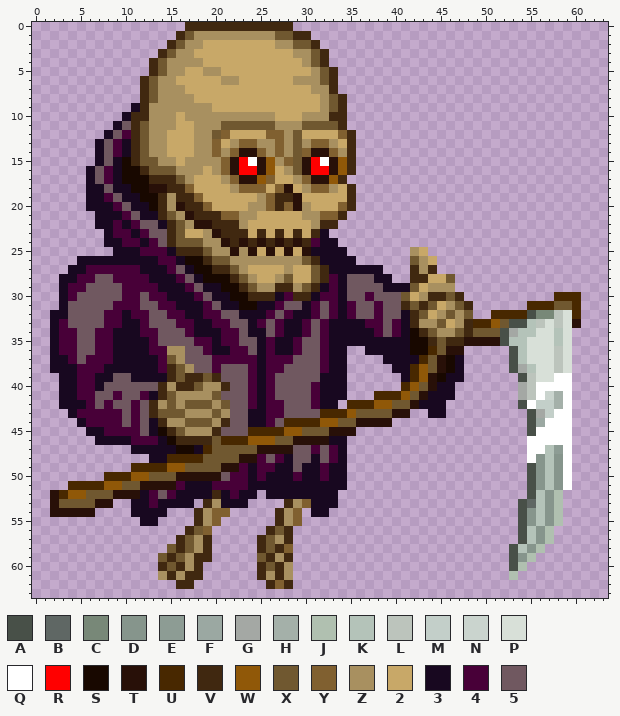
A pixel-art sprite gets an edit: sprites/player/reapo-idle-a_05.png. Above: the version before the commit.
The file is 64x64 pixels. Colours within 5 levels of each other are drawn and written as one.
Palette (. is transparent): A #485048  B #5f6764  C #788878  D #86958c  E #8d9c94  F #9ba8a2  G #a4a8a4  H #a4b0a9  J #b0c0b0  K #b4c3b9  L #bcc4bc  M #c3cfc9  N #cad4ce  P #d8e0d8  Q #ffffff  R #ff0000  S #180800  T #281008  U #482800  V #402810  W #905808  X #705830  Y #806030  Z #a89060  2 #c8a868  3 #180820  4 #480038  5 #705860
Pixels before (only the part around the change), first column x 0:
 0 .................VVVVVVVVVVVV...................................
 1 ................VXZZZZZZZZZXXVV.................................
 2 ...............VXZZ22222222ZZXXV................................
 3 ..............VXZZ22222222222ZZXV...............................
 4 .............VXZZZZ22222222222ZXV...............................
 5 .............VXZZ22ZZ2222222222ZXV..............................
 6 ............VXZZ22222ZZ222222ZZZXV..............................
 7 ............VXZZZ22222222222222ZZV..............................
 8 ............VXZZZZ22222222222222ZXV.............................
 9 ...........3VZZZZZZZ222222222222ZXV.............................
10 ..........3VVZZZ2ZZZZZZZZZZ222ZZZVV.............................
11 .........35VXZZZ22ZZZXXXXXXZZZXXXXV.............................
12 ........354VXZZ222ZZXY2222YYZX2222YV............................
13 .......3543VXZZ222ZZY2ZYYZZYZXZYYZ2V............................
14 .......3543VXZZ222ZZYZYTTYZYZXYTTYZV............................
15 .......353SVXXZZ2ZZZZYTRQTWZYXTRQTWV............................
16 ......3543SSVXXXZZZ2ZYTRRTW2ZXTRRTWV............................
17 ......3543SSSVVVXZ222ZYTTWY22ZYTTWV.............................
18 ......33533SSTTVVY2222ZYYY2YT2ZYYZ2V............................
19 ......334533SSVZVVY222222ZYVVT22222V............................
20 ......3334533SVZTVVY2222ZZYVYTZ222YV............................
21 .......3334533VXZTVVVYYZZ22222ZZYYV.............................
22 .......33434553VXZTTVVVZ2222222ZVV..............................
23 ........3443455VX22ZTVVV2V2V2V2V3...............................
24 ........3344345VXXXZZTVTVTVTVTV433..............................
25 .........3334443VVVXZZTZT2T2T2T3333.......Z2....................
26 .....333333333443SSVXXZZZZZZZZXV3333......XZ2...................
27 ....33444444333453SSVVXZ2222Z22XV333333...VZV...................
28 ...3344554444333453SSSVXZ22ZX22XV4355533..VV22X.................
29 ...344555544443334533SSVXZZVVZXV3435555333X2ZZZ.................
30 ...3455555445443334533SSVVV34VV3443554555X2ZVVXV..........UUU...
31 ...35555544455443334533SS3345534543455455VXVX2ZXV......UUUXXU...
32 ..3355554434455443344553334543345434554553VX2ZXZX..UUUUACCLPU...
33 ..3455554433455544334455345433454333344543VZZX2ZVUUWXAAKLPLPT...
34 ..3445544333445554333445335433454333334543SVXZZXVXXXAGKKPPKP....
35 ..3445544333345555443445534334554333333333SSVXVVTTTTAKKPPPKP....
36 ..3445544333344ZZ554334453433455433..33333SSUXTT.....AKPPPLP....
37 ..3345444333334XZ555444443444555433....3333UXTS3.....AKPPPLP....
38 ..3334443333334VXZ55455543445555433.....33UWXTS3.....AGKPPLP....
39 ...334433553333VXVVXV55543455555333......3UWTS33......ALPPQQ....
40 ...33443555555VZVVXZZV5543455554333......UWXT33.......GLQQQQ....
41 ...33445545543VXZZZZX55543455554333...UUUWXT333.......GLQNHQ....
42 ...3334545545VZXZXXXZX554344555433.UUUWWXXT333........AQMMHQ....
43 ....344444545VXXXZZZXZ5533445555UUUWXXXXTT..33.........AGMQQ....
44 .....344445453VZZXXXZV553345UUUUWWXXTTTT...............AFQQQ....
45 ......33444453SVXZZZV555UUUUWWXXXTTT...................AQQQQ....
46 .......33334443SVVVVXUUUWWWXXTTTT33....................QQQQQ....
47 ...........33333SS3UXXXXXTTTT554543....................QQKEQ....
48 .............33UUUUXXXXTT4543553543....................QDKDQ....
49 ...........UUUUWWXXXXTT434433533433....................ADKDQ....
50 ........UUUWWXXXTTTTT54434333433433....................ADKDQ....
51 ....UUUUWWXXTTTT4333444433333333333....................ADKDQ....
52 ..TUWWXXXTTT34543333V3433.33333333.....................AKDJ.....
53 ..TXXXXTT..3343333.VZ333....VZY333....................ABKDJ.....
54 ..TTTTT....3333...VZYY.....VZY.33.....................ADKDJ.....
55 ............33....VZY......VZY........................ADKDJ.....
56 .................VXY......VXV.........................AKDJ......
57 ................VXZV.....VXZV.........................AKDJ......
58 ...............XVXZV.....VXVY........................AKDJ.......
59 ..............XVXZVV.....XVZV........................ADJ........
60 ..............VXVZV......VXVZ........................AJ.........
61 ..............ZVZVV......VZVZ........................J..........
62 ................VV........VYV...................................
63 ................................................................
After:
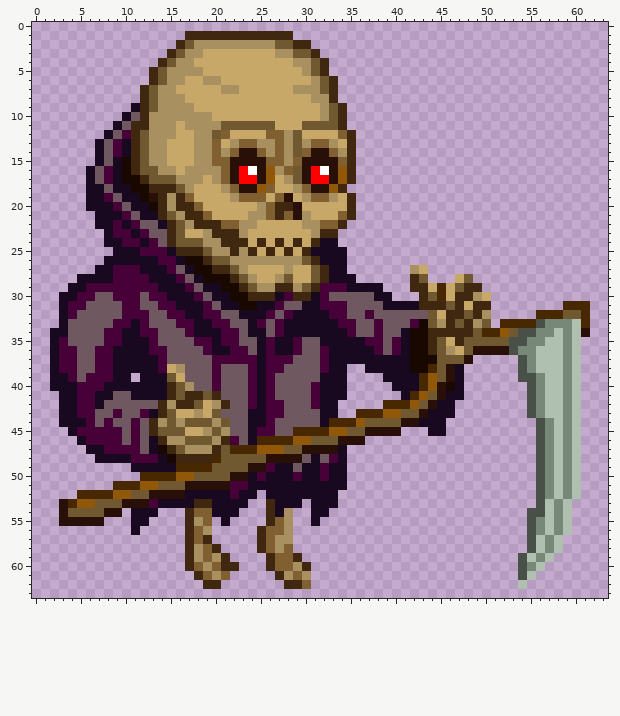
The exact change:
Changed rows in their new state; - is an unchanged pixel.
first column x 2:
 0 ---------------............---------------------------------
 1 --------------.VVVVVVVVVVVV..-------------------------------
 2 -------------.VX-ZZZZZZZZXXVV.------------------------------
 3 ------------.VX-Z--------ZZXXV.-----------------------------
 4 -----------.VX--2----------Z--------------------------------
 5 ---------------ZZ22---------ZXV.----------------------------
 6 ----------.VX-Z--ZZ22------22-------------------------------
 7 --------------2----ZZ------ZZ-X-----------------------------
 8 ---------------2-------------Z-V.---------------------------
 9 -----------X----22------------------------------------------
10 ---------5----Z---2222222---22-X----------------------------
11 ----------V----Z---------222--------------------------------
12 -------------Z----------------------------------------------
15 -----------Z-2-2--Y--TT-YYZY-TT-Y---------------------------
16 ---------VX-ZZ2--Z----Q--ZY---Q-----------------------------
17 ----------VXXXZ-Z-ZYTRRTW-ZXTRRTWV--------------------------
18 -----------VV-XZ---ZYTTWY22ZYTTWV.--------------------------
19 -----------T---Y2---ZYYY2YT2ZYYZ----------------------------
20 --------------V-Y2----2---V-2---2---------------------------
21 ---------------V-Y2222-ZYVYT-222YV--------------------------
22 ----------------VV-YY-Z-----Z-YYV---------------------------
23 ------------------V--Z-2-2-2-ZVV----------------------------
24 -------------------V-V2V2V2V2V------------------------------
25 --------------------V-V-V-V-V-----------..------------------
26 ---...---------------------------.------...-----------------
27 --...33--------------------------....---Z2.-----------------
28 -..3333------------------------3-3....---X...2X-------------
29 -.334444----------------------4-43333...VV2U2XVV------------
30 --344--4-----------------------55--533...VXU2-VZ2-------...-
31 --44---5---------------------34-45--53333-VVXV2VV----....U-U
32 .-4---554--------------------33-45-45--555X2VV-VZ.....UUUXXU
33 .3----5-4-------------------333-4455--554SXZVX-ZX.UUUUACCCJU
34 -35--5-4--------------------333--455--5--SVVVV--UUWXAACCJCJT
35 --5--5-4----------------------3----4454-----2-XXXXXAACCJJCJ-
36 -------------55------------------33-454---V-Z2XTTTT-CCJJJCJ-
37 -4--5--------55------------------3333---SSSXXXT----.ACJJJCJ-
38 -4455-4------2Z5-------------------333--SSUXT------.ACJJJCJ-
39 3-45-4433.---X25554------------------33-3UWXT--------ACJJCJ-
40 3----43333333VXZ5545------------------333UWTS3------.ACJJCJ-
41 -----335-33-3VXVVXV-----------------...3UWXT-3------.ACJJCJ-
42 ---4-35--5-5VZVV-2-V-------------....UUUWXT-3-------.ACJJCJ-
43 -3---55--543V-22-2-5----------33..UUUWWXXT--3---------CJJCJ-
44 -33--5-5---VZX-----X------55553UUUWXXXXTT333---------.ACJCJ-
45 --3444--5--VXX-22-XZ--34455UUUUWWXXTTTT---33---------.ACJCJ-
46 ---344445-53VZZXXXZV453UUUUWWXXXTTT------------------.ACJCJ-
47 ----3344445-SVXZZZV-UUUWWWXXTTTT---------------------.ACJCJ-
48 -----3333444-SVVVVU--XXXTTTT-------------------------.ACJCJ-
49 ---------33333UUUU-XXXTT-----------------------------.ACJCJ-
50 ------....UUUUWWXXXXTT-------------------------------.ACJCJ-
51 --.....UUUWWXXXTTTTT---------------------------------.ACJCJ-
52 ...UUUUWWXXTTTT---3----------------------------------.AC-CJ-
53 .TUWWXXXTTT-----V-3-----V333.-----------------------..AJCJ--
54 .-XXXXTT----.--VYY333---V3-.------------------------.AAJCJ--
55 -TTTTT---3-.---VZY.3----VY-.-3----------------------.ACJCJ--
56 ---------3------YZ-----VYYZ-------------------------.AC-CJ--
57 --------------.VY-------Y-Z-------------------------.AJCJ---
58 -------------..V-YV-----YZ-------------------------..A-CJ---
59 ------------...VZYZV---.-YYV-----------------------.A-CJ----
60 ------------...VYZYVV--.VYYZV----------------------.ACJ-----
61 ------------....-YZY---..--YZ----------------------.AJ------
62 --------------..-VV-----..-VY-----------------------J-------
